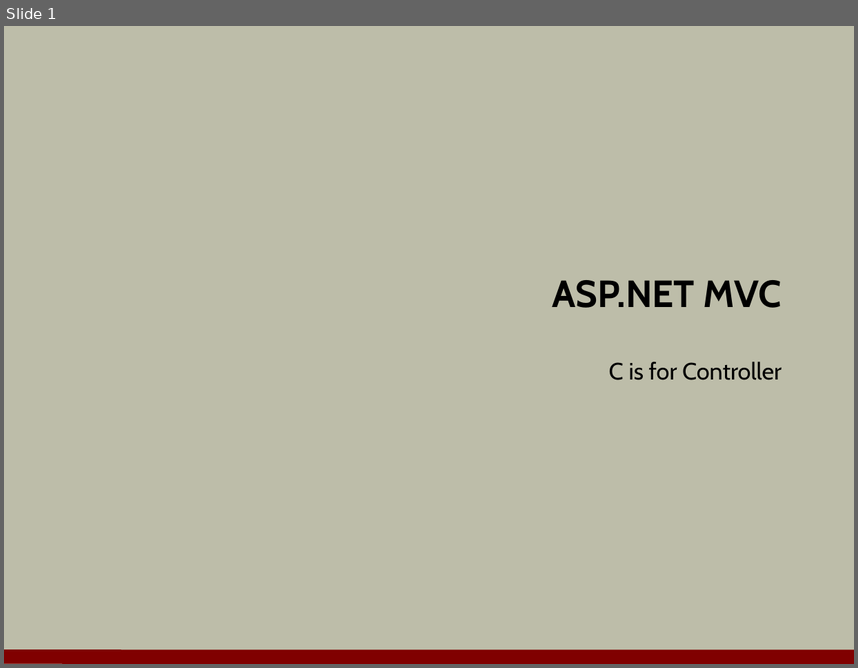
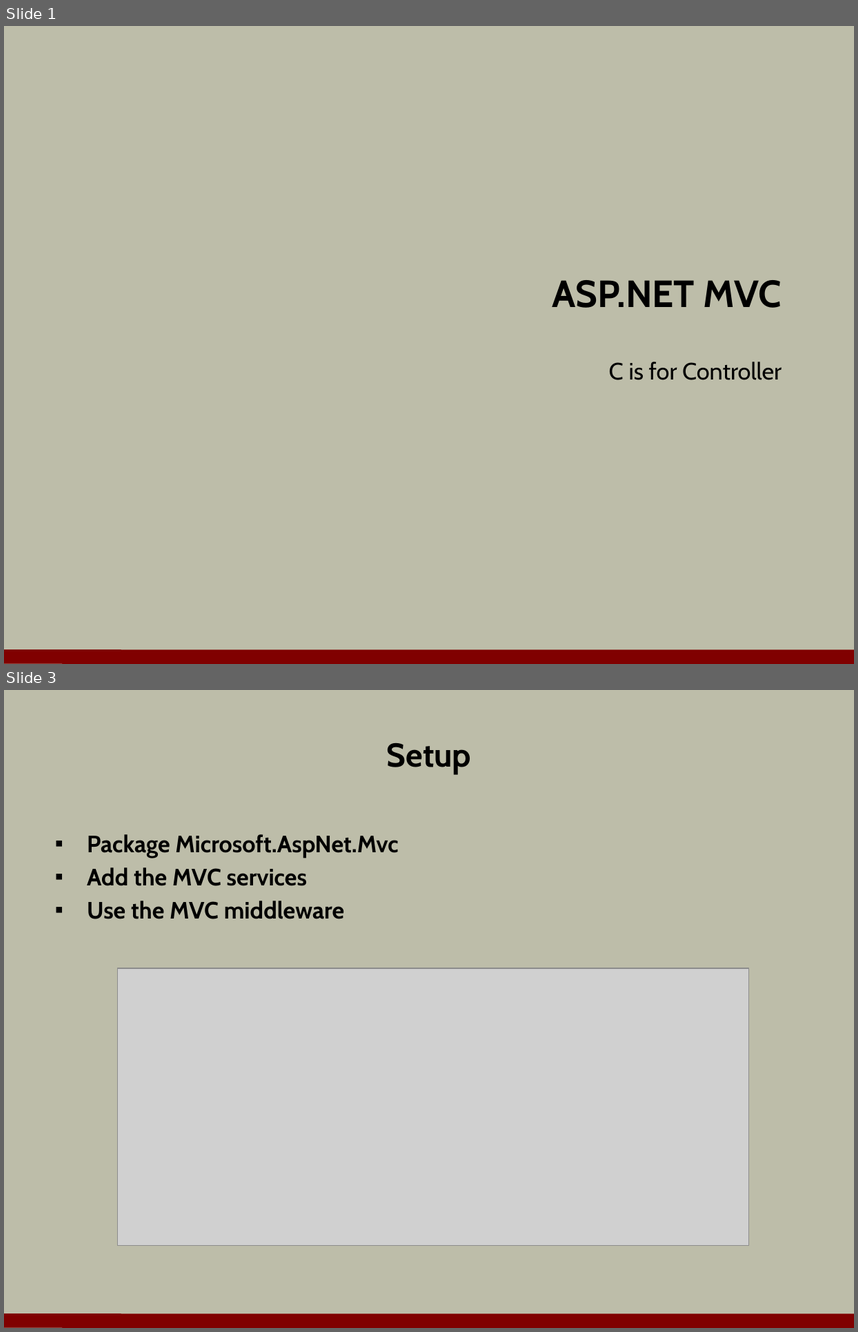
Before and after one commit to OdeToCode/classes, a slide deck: aspnet5/slides/04_Controllers.pptx. Shown one above the other, each under a label of ours: slide 1 before the commit, slides 1 and 3 after it; the slides between them are not shown. The pictures are 858x668 and 858x1332 pixels, drawn with LibreOffice and Linux fonts; fonts in the diff are those of the drawing; grey boxes stand for pictures; background and template pictures are left out. Boxes give left, top, right and bottom in pixels: in the first picture for what was removed or moved away, otherwise in the second. Text is boxed around its words. In the diff, an @@ line names an element or a change of style, - is before the commit and + after.

```diff
--- a/aspnet5/slides/04_Controllers.pptx
+++ b/aspnet5/slides/04_Controllers.pptx
@@ slide 3 added at bbox=[4, 690, 854, 1328], background #BDBDA9; not listed: 1 template element that a slide beside it also shows @@
@@ title added at bbox=[387, 743, 472, 774], 28 pt, text #000000, bold @@
+Setup
@@ text added at bbox=[87, 834, 398, 919], 20 pt, text #000000, bold @@
+▪ Package Microsoft.AspNet.Mvc
+▪ Add the MVC services
+▪ Use the MVC middleware
@@ picture added at bbox=[117, 968, 749, 1245] @@
```
Also in this commit, not shown: 14 other slides added, 1 other file.
